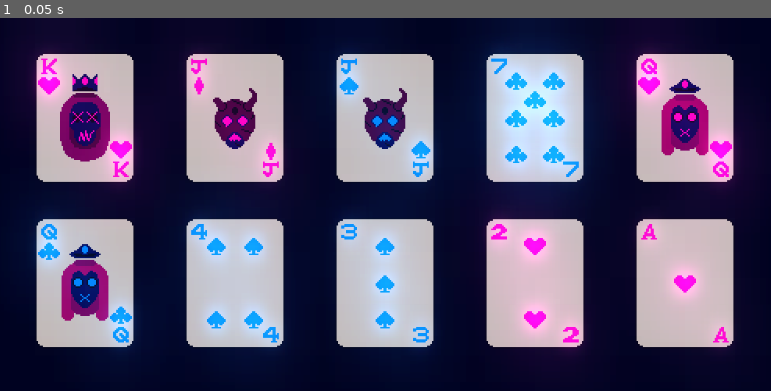
Above: before the commit, frame 1.
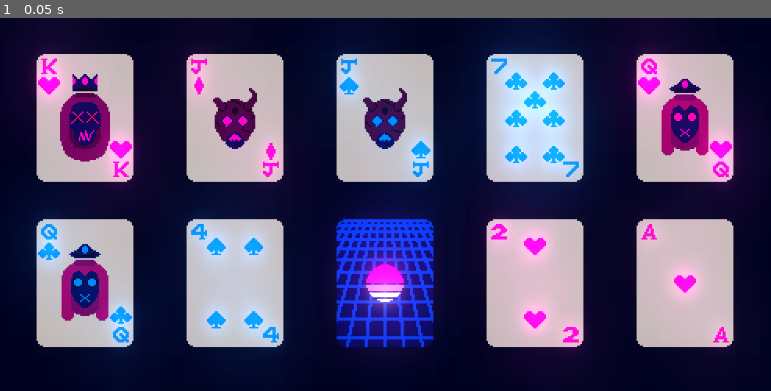
Above: after the commit, the same moment.

Repository: McLovin3/QuipPoker
Game: Godot game, scene res://MainScene.tscn
The game is run twice, just before and just after one commit, with the same random seed, the same clock (stepped at 60 frames per second) and the same inputs.
Inputs:
- Up to frame 1 (0.05 s): no input

The runs differ from the first frame. In frame 1, 4.3% of the frame differs, in the area x 43-57%, y 53-89%.

Commit message:
Added card back sprites

Diff:
--- a/MainScene.tscn
+++ b/MainScene.tscn
@@ -1,9 +1,9 @@
-[gd_scene load_steps=16 format=2]
+[gd_scene load_steps=17 format=2]
 
 [ext_resource path="res://Card/Card.tscn" type="PackedScene" id=1]
 [ext_resource path="res://GlowEffect.tscn" type="PackedScene" id=2]
 [ext_resource path="res://Card/Sprites/Clubs/SevenOfClubs.png" type="Texture" id=3]
-[ext_resource path="res://Card/Sprites/Spades/ThreeOfSpades.png" type="Texture" id=4]
+[ext_resource path="res://Card/Sprites/CardBackDetails.png" type="Texture" id=4]
 [ext_resource path="res://Card/Sprites/Clubs/QueenOfClubs.png" type="Texture" id=5]
 [ext_resource path="res://Card/Sprites/Hearts/TwoOfHearts.png" type="Texture" id=6]
 [ext_resource path="res://Card/Sprites/Hearts/KingOfHearts.png" type="Texture" id=7]
@@ -15,6 +15,7 @@
 [ext_resource path="res://Card/Sprites/Faces/King.png" type="Texture" id=13]
 [ext_resource path="res://Card/Sprites/Faces/Jack.png" type="Texture" id=14]
 [ext_resource path="res://Card/Sprites/Hearts/QueenOfHearts.png" type="Texture" id=15]
+[ext_resource path="res://Card/Sprites/CardBack.png" type="Texture" id=16]
 
 [node name="Node2D" type="Node2D"]
 
@@ -59,9 +60,10 @@
 position = Vector2( -96, 20 )
 card_value = ExtResource( 8 )
 
-[node name="ThreeOfSpades" parent="Cards" instance=ExtResource( 1 )]
+[node name="CardBack" parent="Cards" instance=ExtResource( 1 )]
 position = Vector2( 0, 20 )
 card_value = ExtResource( 4 )
+card_background = ExtResource( 16 )
 
 [node name="TwoOfHearts" parent="Cards" instance=ExtResource( 1 )]
 position = Vector2( 96, 20 )
Binary file added: AsepriteSourceFiles/CardBack.aseprite
Binary file added: Card/Sprites/CardBack.png
Not shown, added: Card/Sprites/CardBack.png.import
Binary file added: Card/Sprites/CardBackDetails.png
Not shown, added: Card/Sprites/CardBackDetails.png.import
